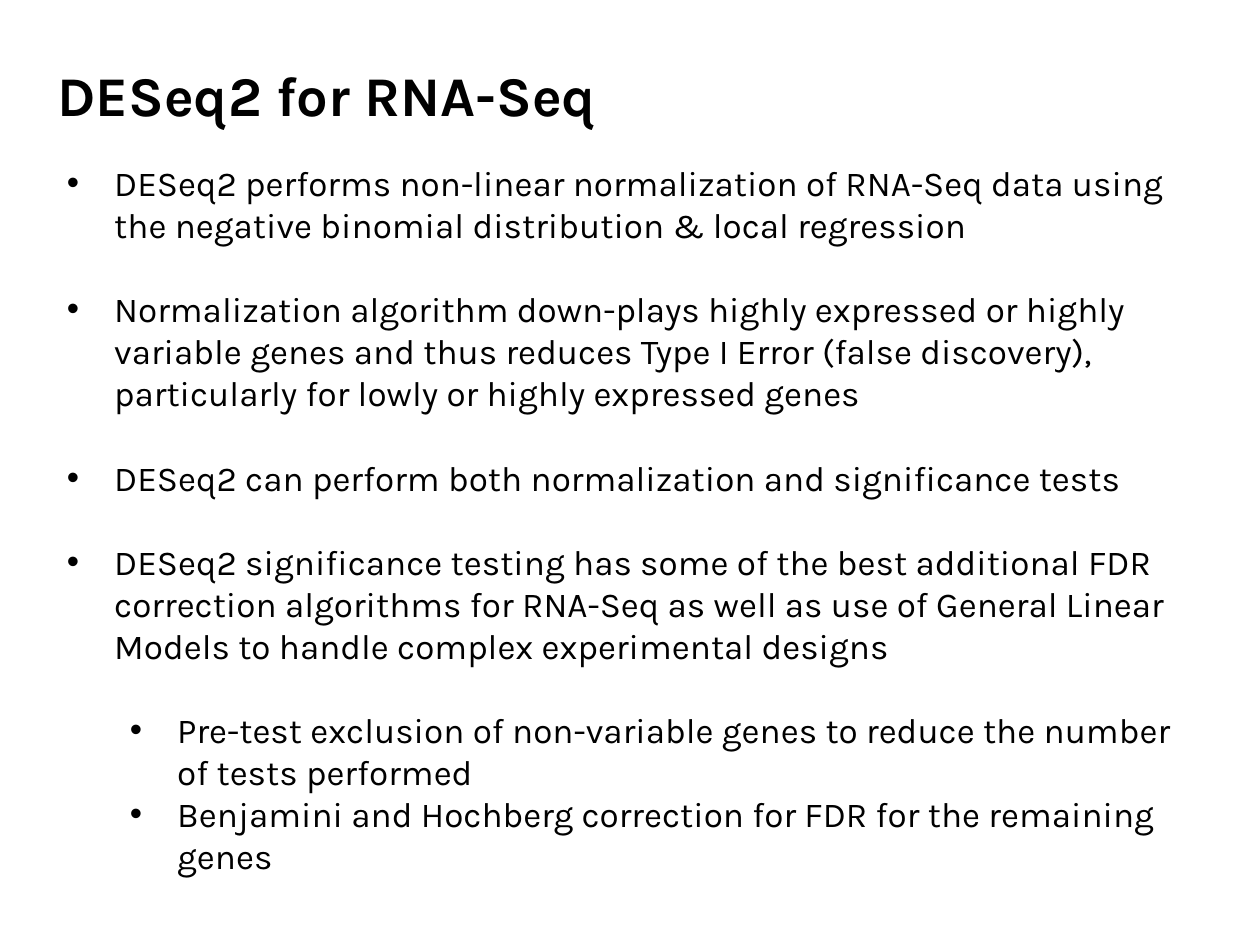
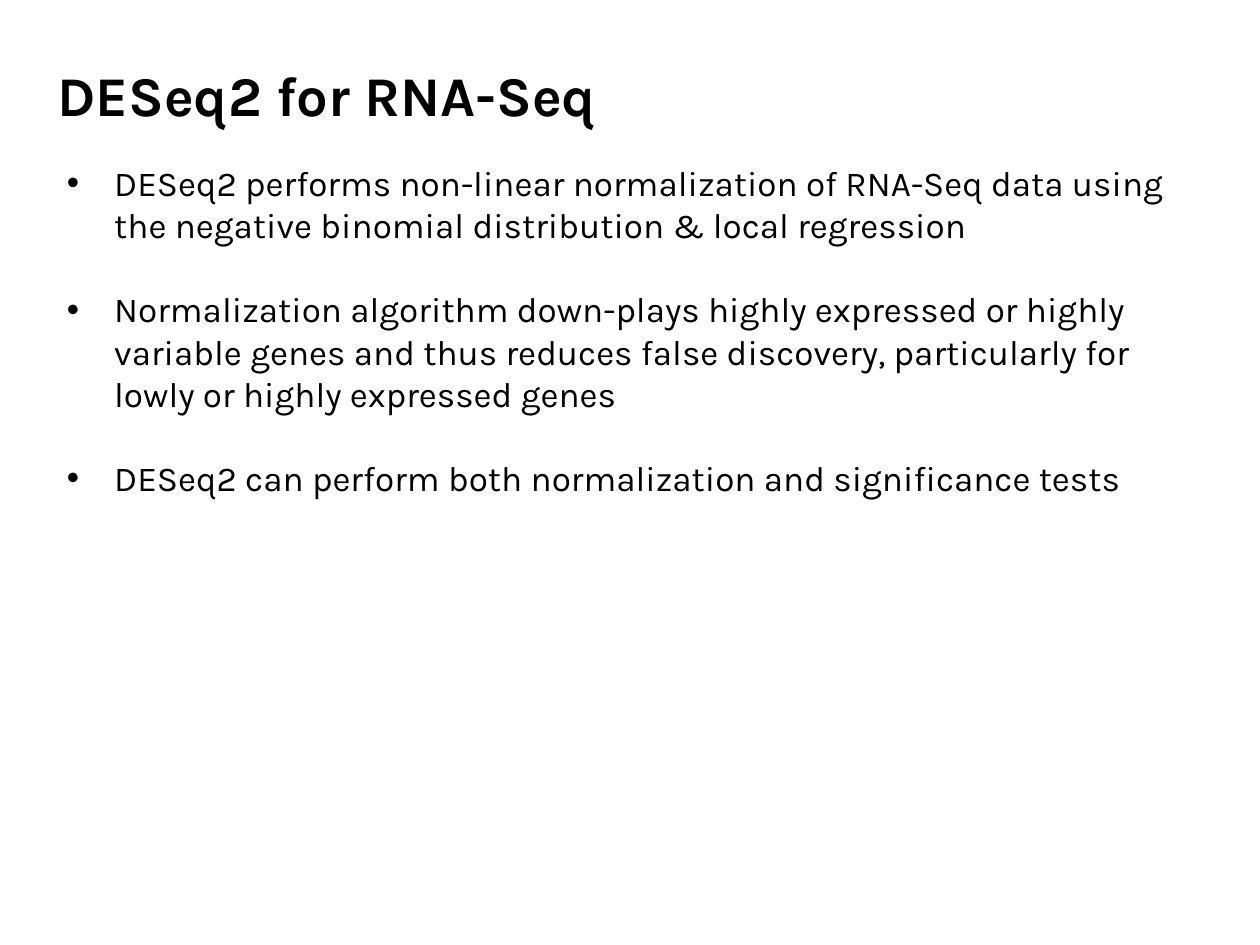
Before and after one commit to agmcarthur/Biochem-3BP3, a slide deck: slide 19 of Lectures/Lecture 9 - RNA-Seq.pptx. Drawn at 1260x945 pixels with LibreOffice and Linux fonts; fonts in the diff are those of the drawing. Boxes give left, top, right and bottom in pixels: in the first picture for what was removed or moved away, otherwise in the second. Text is boxed around its words. In the diff, an @@ line names an element or a change of style, - is before the commit and + after.

Commit message:
minor updates to lecture 9 slides

```diff
--- a/Lectures/Lecture 9 - RNA-Seq.pptx
+++ b/Lectures/Lecture 9 - RNA-Seq.pptx
@@ text at <box>114,298,1129,416</box>: text changed @@
-• Normalization algorithm down-plays highly expressed or highly variable genes and thus reduces Type I Error (false discovery), particularly for lowly or highly expressed genes
+• Normalization algorithm down-plays highly expressed or highly variable genes and thus reduces false discovery, particularly for lowly or highly expressed genes
@@ text at <box>114,551,1171,878</box>: paragraphs removed @@
-• DESeq2 significance testing has some of the best additional FDR correction algorithms for RNA-Seq as well as use of General Linear Models to handle complex experimental designs
-  • Pre-test exclusion of non-variable genes to reduce the number of tests performed
-  • Benjamini and Hochberg correction for FDR for the remaining genes
```
Also in this commit, not shown: 12 other slides changed, 3 slides added.
